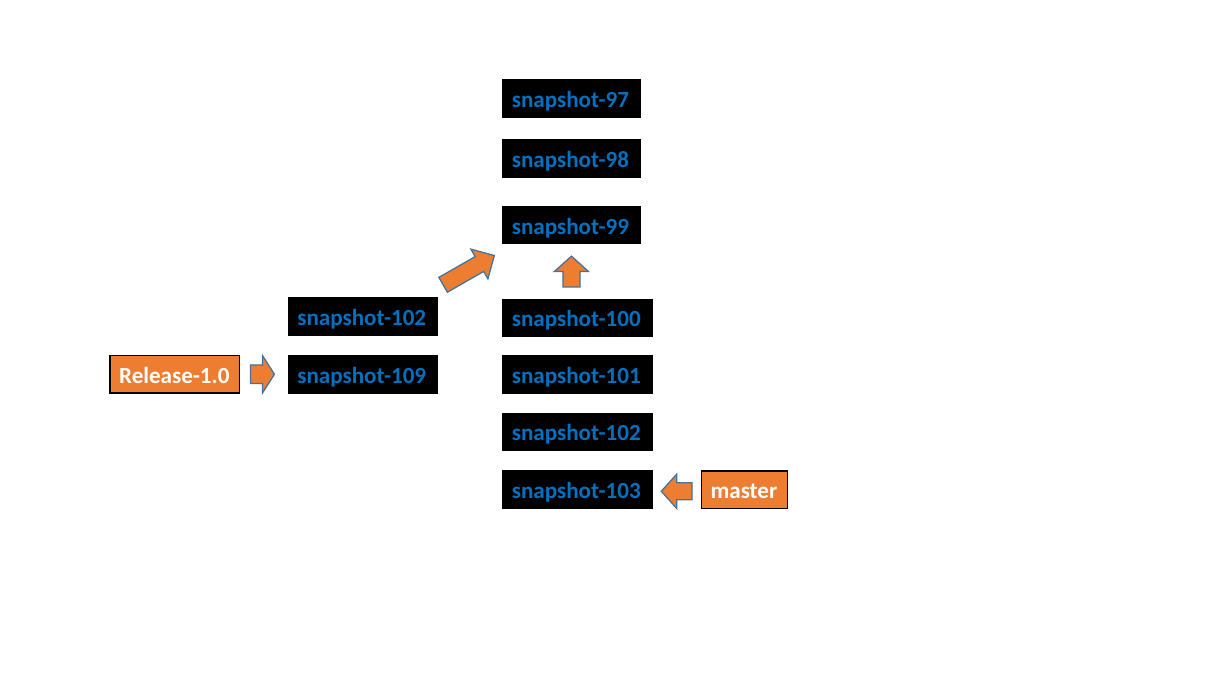
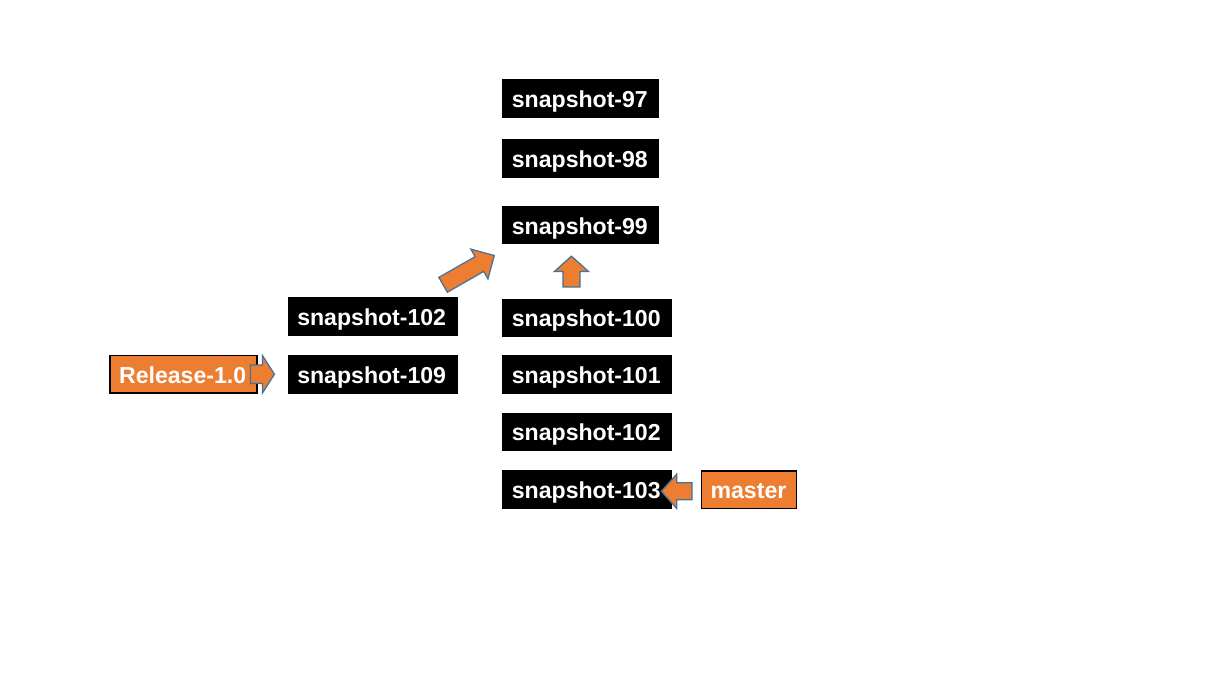
Before and after one commit to dzmitry-varabei/front-end-course, a slide deck: slide 29 of git-commit-code-review/Presentation1.pptx. Drawn at 1232x693 pixels with LibreOffice and Linux fonts; fonts in the diff are those of the drawing. Boxes give left, top, right and bottom in pixels: in the first picture for what was removed or moved away, otherwise in the second. Text is boxed around its words. In the diff, an @@ line names an element or a change of style, - is before the commit and + after.

```diff
--- a/git-commit-code-review/Presentation1.pptx
+++ b/git-commit-code-review/Presentation1.pptx
@@ rectangle "snapshot-97": place and size @@
-rectangle "snapshot-97" at bbox=[503, 80, 640, 117]
+rectangle "snapshot-97" at bbox=[503, 80, 659, 117]
@@ rectangle "snapshot-98": place and size @@
-rectangle "snapshot-98" at bbox=[503, 140, 640, 177]
+rectangle "snapshot-98" at bbox=[503, 140, 659, 177]
@@ rectangle "snapshot-99": place and size @@
-rectangle "snapshot-99" at bbox=[503, 206, 640, 243]
+rectangle "snapshot-99" at bbox=[503, 206, 659, 243]
@@ rectangle "snapshot-102": place and size @@
-rectangle "snapshot-102" at bbox=[288, 298, 437, 335]
+rectangle "snapshot-102" at bbox=[288, 298, 457, 335]
@@ rectangle "snapshot-100": place and size @@
-rectangle "snapshot-100" at bbox=[503, 299, 652, 336]
+rectangle "snapshot-100" at bbox=[503, 299, 672, 336]
@@ rectangle "Release-1.0" at bbox=[110, 356, 257, 393]: font Calibri to Arial @@
@@ rectangle "Release-1.0": place and size @@
-rectangle "Release-1.0" at bbox=[110, 356, 239, 393]
+rectangle "Release-1.0" at bbox=[110, 356, 257, 393]
@@ font Calibri to Arial, text colour #0070C0 to #FFFFFF in 9 elements at bbox=[503, 80, 659, 117], bbox=[503, 140, 659, 177], bbox=[503, 206, 659, 243], bbox=[288, 298, 457, 335], bbox=[503, 299, 672, 336], bbox=[503, 356, 672, 393], bbox=[503, 413, 672, 450], bbox=[503, 471, 672, 508], bbox=[288, 356, 457, 393] @@
@@ rectangle "snapshot-109": place and size @@
-rectangle "snapshot-109" at bbox=[288, 356, 437, 393]
+rectangle "snapshot-109" at bbox=[288, 356, 457, 393]
@@ rectangle "snapshot-101": place and size @@
-rectangle "snapshot-101" at bbox=[503, 356, 652, 393]
+rectangle "snapshot-101" at bbox=[503, 356, 672, 393]
@@ rectangle "snapshot-102": place and size @@
-rectangle "snapshot-102" at bbox=[503, 413, 652, 450]
+rectangle "snapshot-102" at bbox=[503, 413, 672, 450]
@@ rectangle "snapshot-103": place and size @@
-rectangle "snapshot-103" at bbox=[503, 471, 652, 508]
+rectangle "snapshot-103" at bbox=[503, 471, 672, 508]
@@ rectangle "master": place and size @@
-rectangle "master" at bbox=[701, 471, 787, 508]
+rectangle "master" at bbox=[701, 471, 797, 508]
@@ rectangle "master" at bbox=[701, 471, 797, 508]: font Calibri to Arial @@
```
Also in this commit, not shown: 16 other slides changed, 8 slides removed, 1 other file.
